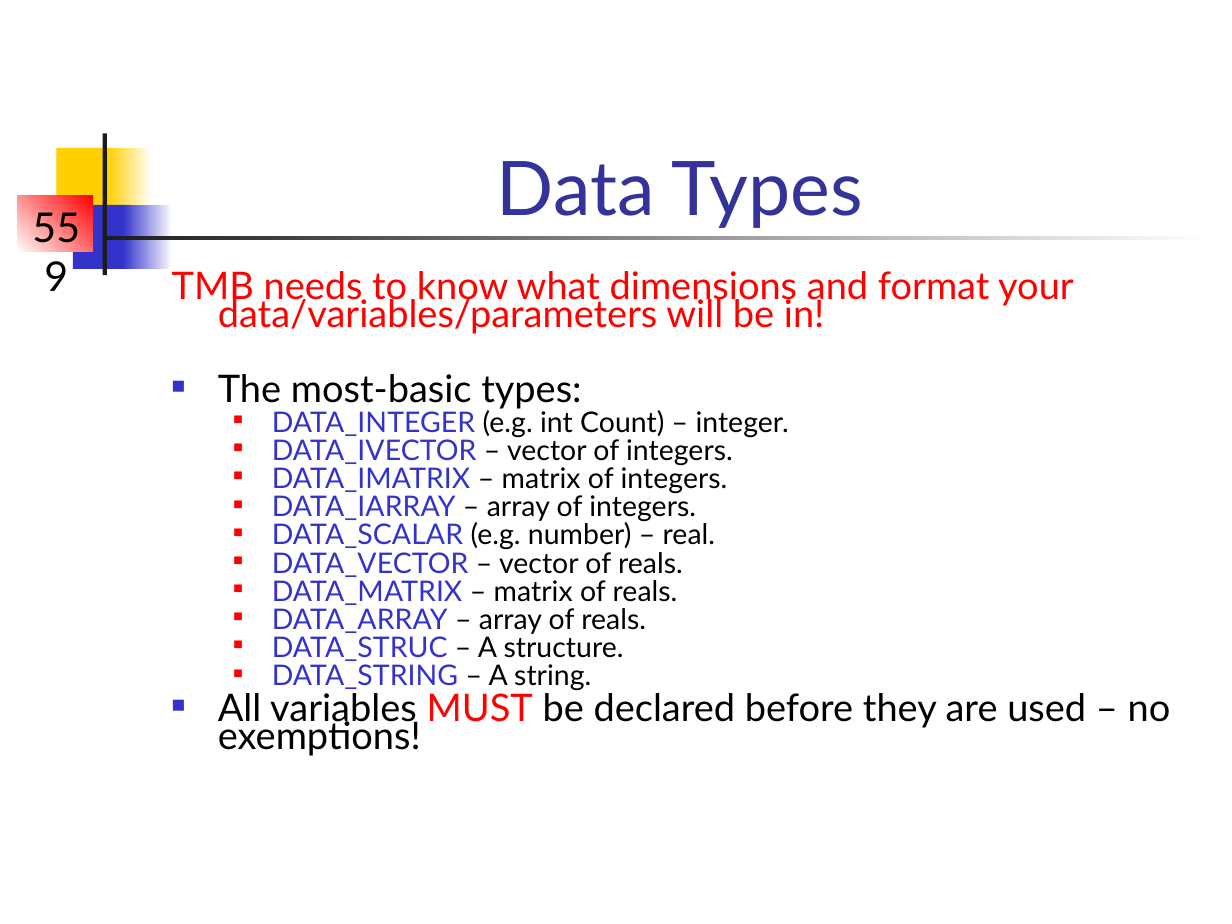
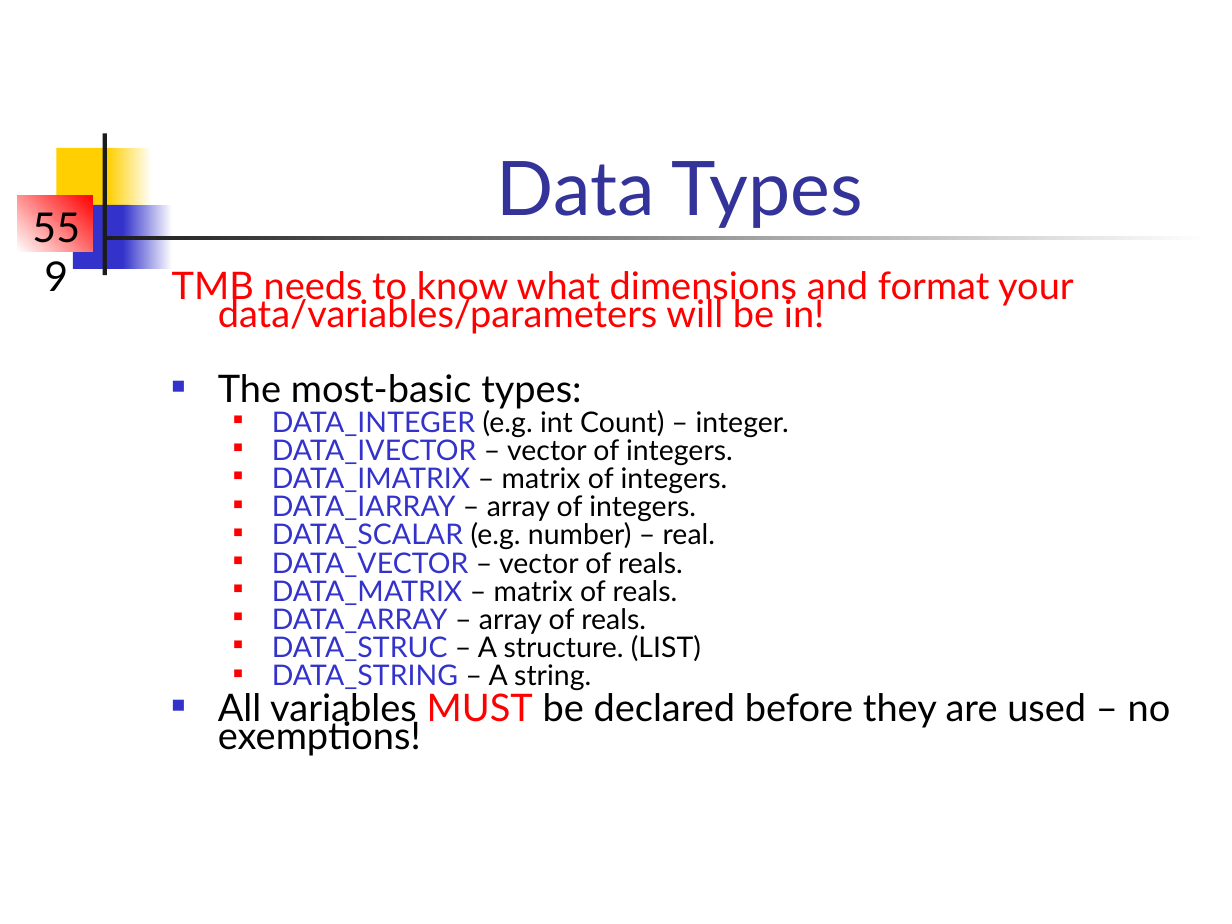
Before and after one commit to briellekwarta19/TMB_workshop, a slide deck: slide 21 of Lectures/LectA.ppt. Drawn at 1232x924 pixels with LibreOffice and Linux fonts; fonts in the diff are those of the drawing. Boxes give left, top, right and bottom in pixels: in the first picture for what was removed or moved away, otherwise in the second. Text is boxed around its words. In the diff, an @@ line names an element or a change of style, - is before the commit and + after.

```diff
--- a/Lectures/LectA.ppt
+++ b/Lectures/LectA.ppt
@@ text at <box>272,633,701,661</box>: text changed @@
-  ■ DATA_STRUC – A structure.
+  ■ DATA_STRUC – A structure. (LIST)
```
Also in this commit, not shown: 5 other slides changed, 17 other files.
